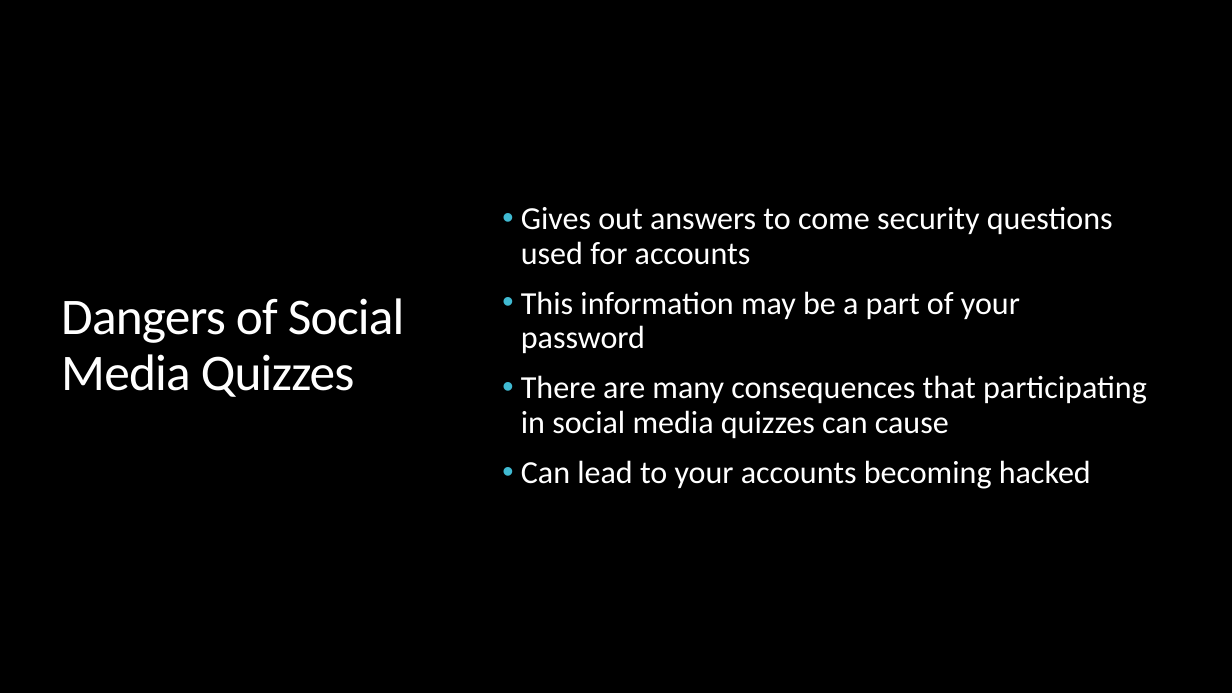
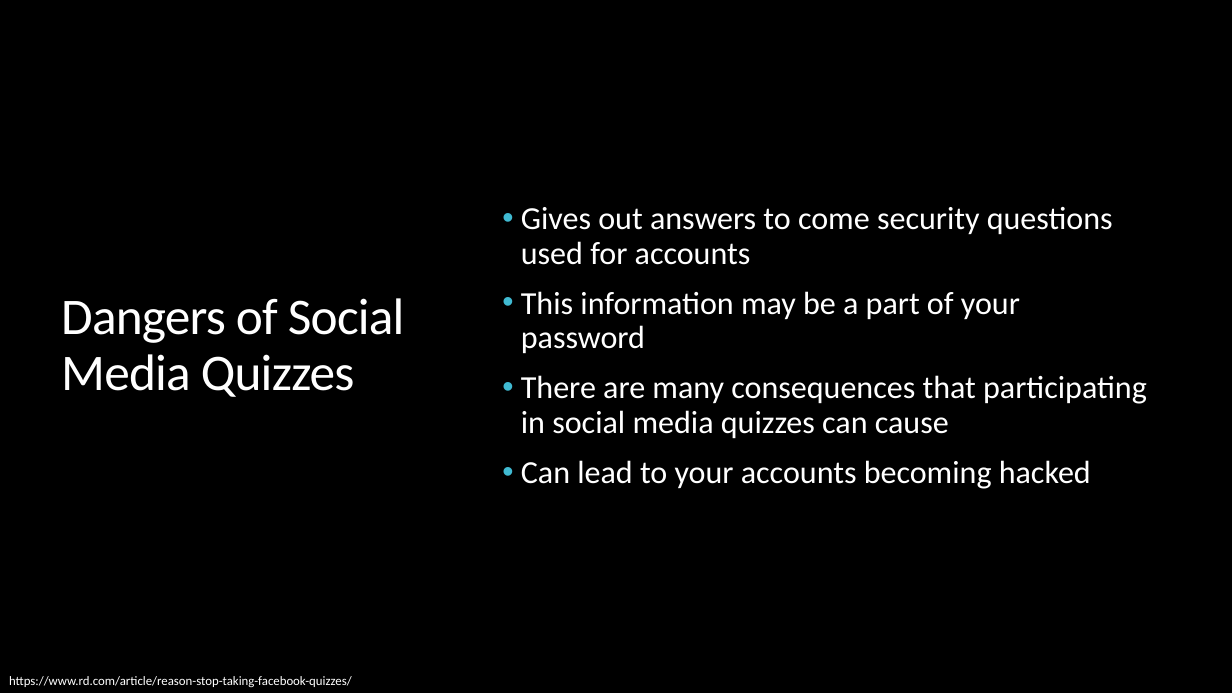
Before and after one commit to jkaufman0521/university-cyber-awareness-training, a slide deck: slide 4 of Presentations/Social Media Use.pptx. Drawn at 1232x693 pixels with LibreOffice and Linux fonts; fonts in the diff are those of the drawing; background and template pictures are left out. Boxes give left, top, right and bottom in pixels: in the first picture for what was removed or moved away, otherwise in the second. Text is boxed around its words. In the diff, an @@ line names an element or a change of style, - is before the commit and + after.

```diff
--- a/Presentations/Social Media Use.pptx
+++ b/Presentations/Social Media Use.pptx
@@ text added at [9, 676, 352, 687], 10 pt, text #FFFFFF @@
+https://www.rd.com/article/reason-stop-taking-facebook-quizzes/
```
Also in this commit, not shown: 3 other slides changed, 12 other files.
